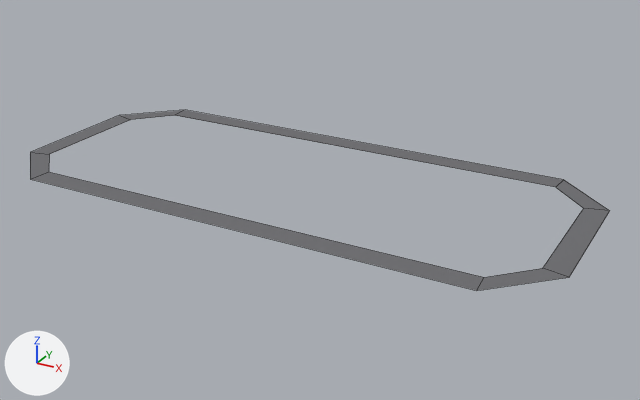
One commit to the Blender file BlenderPipeline/export/world_tracks/foundry-row-circuit.blend: the scene before it, then after it.
Rendered twice from a 50 mm lens placed at (79.0, -355.0, 145.0), pointed at (-90.0, -48.0, -8.0). Every picture has the same lights, and +X, +Y and +Z are marked at lower left. The first picture is the older version. Mesh edges are drawn as thin lines.

The first picture shows 'foundry-row-circuit'.
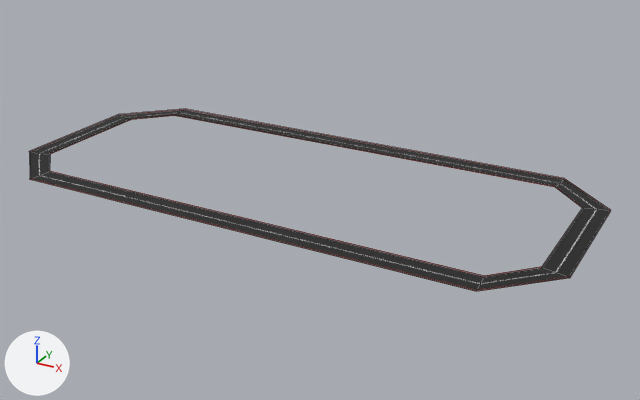
Location of each change, [x1, y1, x2, y2] in pixels of the pictures (640 x 400 px):
'foundry-row-circuit', recoloured, surface changed
    both: [30, 110, 609, 290]
'foundry-row-circuit_barrier_left', added
    after: [29, 109, 611, 291]
'foundry-row-circuit_barrier_right', added
    after: [49, 115, 583, 277]

Diff of the bpy script that builds the scene:
```diff
--- a/BlenderPipeline/export/world_tracks/foundry-row-circuit.blend.py
+++ b/BlenderPipeline/export/world_tracks/foundry-row-circuit.blend.py
@@ me_foundry_row_circuit_mesh @@
 me_foundry_row_circuit_mesh.from_pydata(...)  # 16 vertices, 8 faces; spans x -225.0..25.0, y -105.0..5.0, z 0.0
-me_foundry_row_circuit_mesh.materials.append(mat_foundry_row_circuit_road)  # grey #6c6c6f
+# me_foundry_row_circuit_mesh part 1: texture (UV) coordinates changed
+me_foundry_row_circuit_mesh.materials.append(mat_foundry_row_circuit_road_mat)  # picture img_foundry_row_circuit_asphalt
@@ me_foundry_row_circuit_barrier_right_mesh @@
+me_foundry_row_circuit_barrier_right_mesh.from_pydata([(0.0, -5.0, 0.0), (0.0, -5.0, 0.0), (-200.0, -5.0, 0.0), (-200.0, -5.0, 0.0), (-215.0, -21.0, 0.0), (-215.0, -21.0, 0.0), (-215.0, -79.0, 0.0), (-215.0, -79.0, 0.0), (-200.0, -95.0, 0.0), (-200.0, -95.0, 0.0), (0.0, -95.0, 0.0), (0.0, -95.0, 0.0), (15.0, -79.0, 0.0), (15.0, -79.0, 0.0), (15.0, -21.0, 0.0), (15.0, -21.0, 0.0)], [], [(0, 2, 3, 1), (2, 4, 5, 3), (4, 6, 7, 5), (6, 8, 9, 7), (8, 10, 11, 9), (10, 12, 13, 11), (12, 14, 15, 13), (14, 0, 1, 15)])
+me_foundry_row_circuit_barrier_right_mesh.materials.append(mat_foundry_row_circuit_barrier_mat)  # picture img_foundry_row_circuit_barrier_stripe
@@ me_foundry_row_circuit_barrier_left_mesh @@
+me_foundry_row_circuit_barrier_left_mesh.from_pydata([(0.0, 5.0, 0.0), (0.0, 5.0, 0.0), (-200.0, 5.0, 0.0), (-200.0, 5.0, 0.0), (-225.0, -19.0, 0.0), (-225.0, -19.0, 0.0), (-225.0, -81.0, 0.0), (-225.0, -81.0, 0.0), (-200.0, -105.0, 0.0), (-200.0, -105.0, 0.0), (0.0, -105.0, 0.0), (0.0, -105.0, 0.0), (25.0, -81.0, 0.0), (25.0, -81.0, 0.0), (25.0, -19.0, 0.0), (25.0, -19.0, 0.0)], [], [(0, 2, 3, 1), (2, 4, 5, 3), (4, 6, 7, 5), (6, 8, 9, 7), (8, 10, 11, 9), (10, 12, 13, 11), (12, 14, 15, 13), (14, 0, 1, 15)])
+me_foundry_row_circuit_barrier_left_mesh.materials.append(mat_foundry_row_circuit_barrier_mat)  # picture img_foundry_row_circuit_barrier_stripe
@@ ob_foundry_row_circuit_barrier_right @@
+ob_foundry_row_circuit_barrier_right = bpy.data.objects.new('foundry-row-circuit_barrier_right', me_foundry_row_circuit_barrier_right_mesh)
+ob_foundry_row_circuit_barrier_right.location = (0.0, 0.0, 0.0)
@@ ob_foundry_row_circuit_barrier_left @@
+ob_foundry_row_circuit_barrier_left = bpy.data.objects.new('foundry-row-circuit_barrier_left', me_foundry_row_circuit_barrier_left_mesh)
+ob_foundry_row_circuit_barrier_left.location = (0.0, 0.0, 0.0)
```
